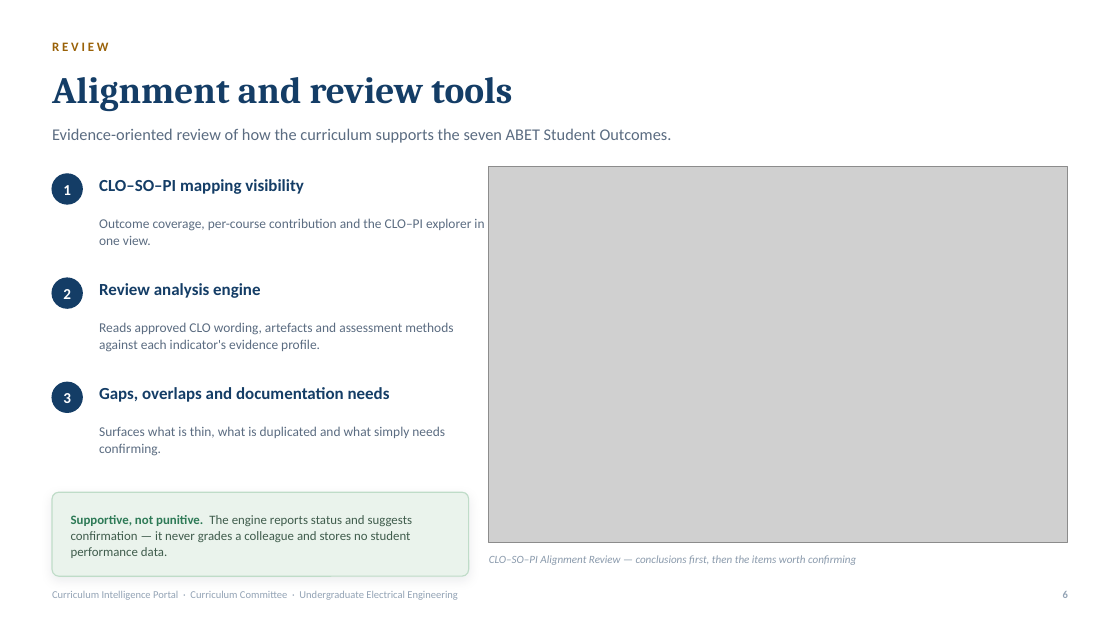
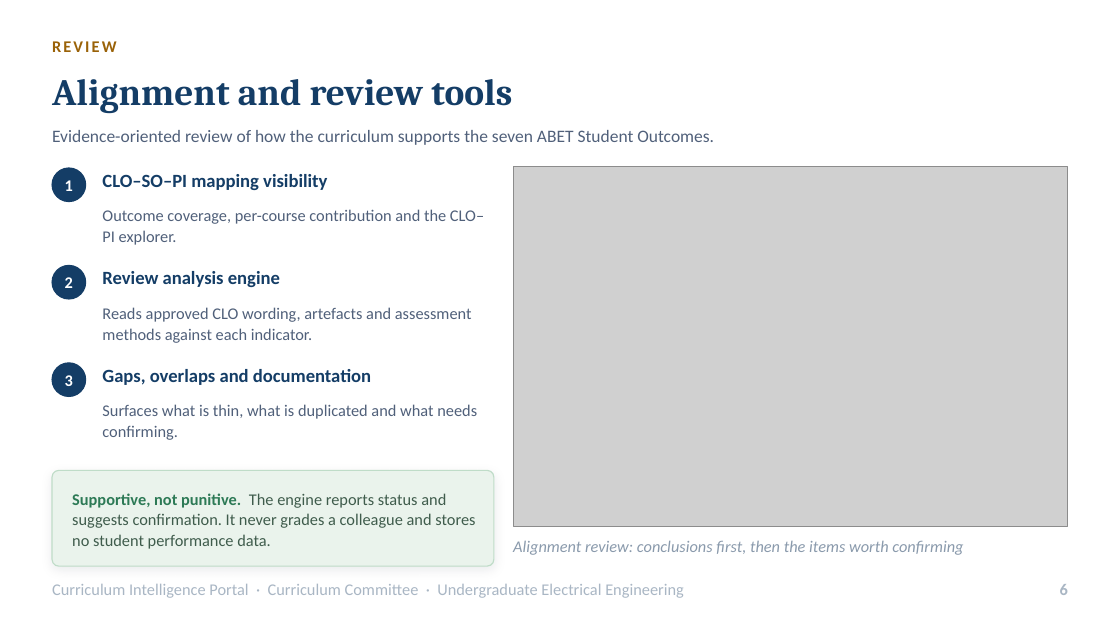
Before and after one commit to WalidDyab/CIP-CME-x86RVios, a slide deck: slide 6 of docs/presentations/department-council-cip/CIP_Department_Council_Presentation.pptx. Drawn at 1120x630 pixels with LibreOffice and Linux fonts; fonts in the diff are those of the drawing; grey boxes stand for pictures. Boxes give left, top, right and bottom in pixels: in the first picture for what was removed or moved away, otherwise in the second. Text is boxed around its words. In the diff, an @@ line names an element or a change of style, - is before the commit and + after.

```diff
--- a/docs/presentations/department-council-cip/CIP_Department_Council_Presentation.pptx
+++ b/docs/presentations/department-council-cip/CIP_Department_Council_Presentation.pptx
@@ text "REVIEW" at bbox=[52, 41, 117, 52]: size 11 to 14 pt, letter spacing 2.4 to 1.8 pt @@
@@ text "Evidence-oriented review of how the ..." at bbox=[52, 130, 714, 145]: size 14 to 15 pt, text colour #5B6C81 to #50607A @@
@@ rounded rectangle: place and size @@
-rounded rectangle at bbox=[52, 174, 82, 204]
+rounded rectangle at bbox=[52, 168, 86, 202]
@@ text "CLO–SO–PI mapping visibility" at bbox=[102, 174, 327, 190]: size 14.5 to 16 pt @@
@@ picture: place and size @@
-picture at bbox=[489, 166, 1068, 543]
+picture at bbox=[513, 166, 1068, 527]
@@ text at bbox=[102, 209, 484, 245]: text changed; size 11.5 to 14 pt; text colour #5B6C81 to #50607A @@
-Outcome coverage, per-course contribution and the CLO–PI explorer in one view.
+Outcome coverage, per-course contribution and the CLO–PI explorer.
@@ text "2": place and size @@
-text "2" at bbox=[63, 289, 71, 299]
+text "2" at bbox=[65, 277, 73, 288]
@@ rounded rectangle: place and size @@
-rounded rectangle at bbox=[52, 278, 82, 308]
+rounded rectangle at bbox=[52, 266, 86, 299]
@@ text "Review analysis engine" at bbox=[102, 271, 280, 287]: size 14.5 to 16 pt @@
@@ text "Review analysis engine": place and size @@
-text "Review analysis engine" at bbox=[99, 283, 260, 298]
+text "Review analysis engine" at bbox=[102, 271, 280, 287]
@@ text at bbox=[102, 307, 472, 343]: text changed; size 11.5 to 14 pt; text colour #5B6C81 to #50607A @@
-Reads approved CLO wording, artefacts and assessment methods against each indicator's evidence profile.
+Reads approved CLO wording, artefacts and assessment methods against each indicator.
@@ size 13 to 14 pt in 3 elements at bbox=[65, 180, 73, 191], bbox=[65, 277, 73, 288], bbox=[65, 375, 73, 386] @@
@@ text "3": place and size @@
-text "3" at bbox=[63, 393, 71, 403]
+text "3" at bbox=[65, 375, 73, 386]
@@ rounded rectangle: place and size @@
-rounded rectangle at bbox=[52, 382, 82, 413]
+rounded rectangle at bbox=[52, 363, 86, 397]
@@ text at bbox=[102, 369, 371, 385]: text changed; size 14.5 to 16 pt @@
-Gaps, overlaps and documentation needs
+Gaps, overlaps and documentation
@@ text at bbox=[102, 404, 477, 440]: text changed; size 11.5 to 14 pt; text colour #5B6C81 to #50607A @@
-Surfaces what is thin, what is duplicated and what simply needs confirming.
+Surfaces what is thin, what is duplicated and what needs confirming.
@@ proportions changed in 4 elements at bbox=[52, 168, 86, 202], bbox=[52, 266, 86, 299], bbox=[52, 363, 86, 397], bbox=[52, 471, 494, 566] @@
@@ rounded rectangle: place and size @@
-rounded rectangle at bbox=[52, 492, 469, 576]
+rounded rectangle at bbox=[52, 471, 494, 566]
@@ text at bbox=[72, 493, 475, 549]: text changed; size 11 to 14 pt @@
-Supportive, not punitive. The engine reports status and suggests confirmation — it never grades a colleague and stores no student performance data.
+Supportive, not punitive. The engine reports status and suggests confirmation. It never grades a colleague and stores no student performance data.
@@ text at bbox=[513, 541, 963, 555]: text changed; size 9.5 to 14 pt @@
-CLO–SO–PI Alignment Review — conclusions first, then the items worth confirming
+Alignment review: conclusions first, then the items worth confirming
@@ text "Curriculum Intelligence Portal · Curriculum ..." at bbox=[52, 584, 684, 598]: size 9 to 14 pt, text colour #93A3B5 to #A9B6C4 @@
@@ text "Curriculum Intelligence Portal · Curriculum ...": place and size @@
-text "Curriculum Intelligence Portal · Curriculum ..." at bbox=[52, 591, 457, 600]
+text "Curriculum Intelligence Portal · Curriculum ..." at bbox=[52, 584, 684, 598]
@@ text "6": place and size @@
-text "6" at bbox=[1063, 591, 1068, 598]
+text "6" at bbox=[1060, 584, 1068, 595]
@@ text "6" at bbox=[1060, 584, 1068, 595]: size 9 to 14 pt, text colour #93A3B5 to #A9B6C4 @@
```
Also in this commit, not shown: 10 other slides changed, 1 slide added, 3 other files.
